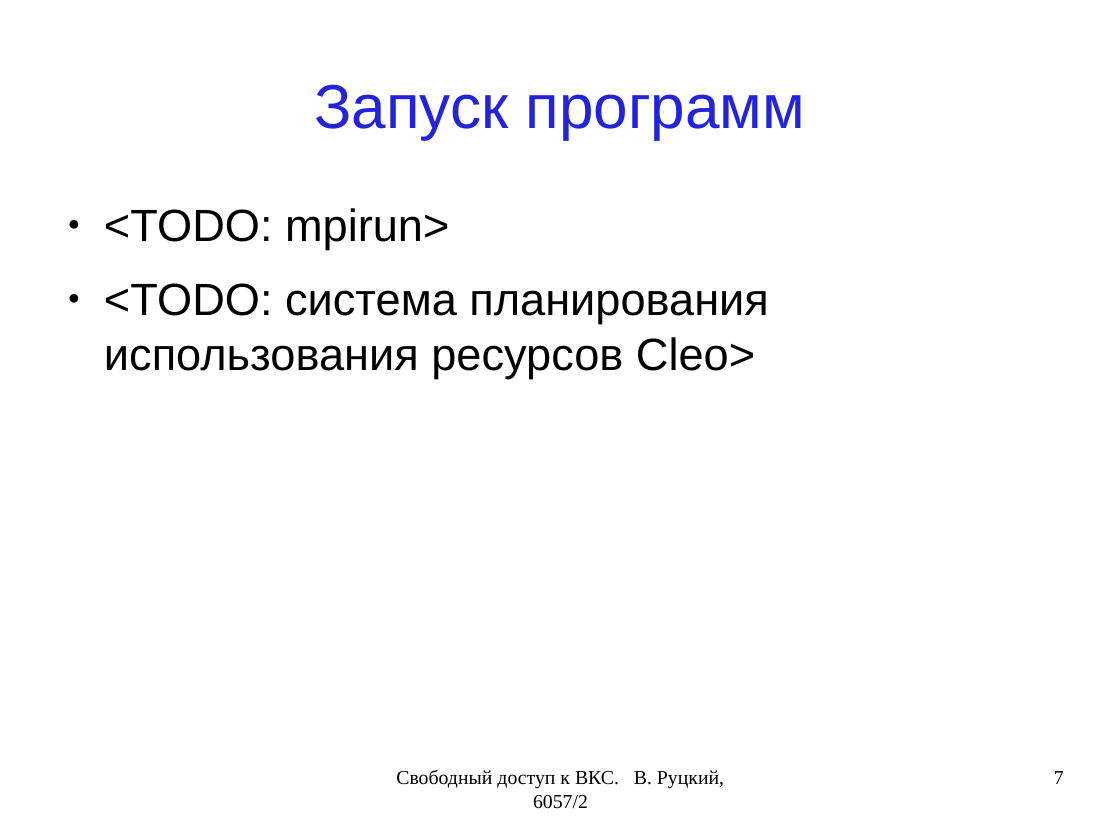
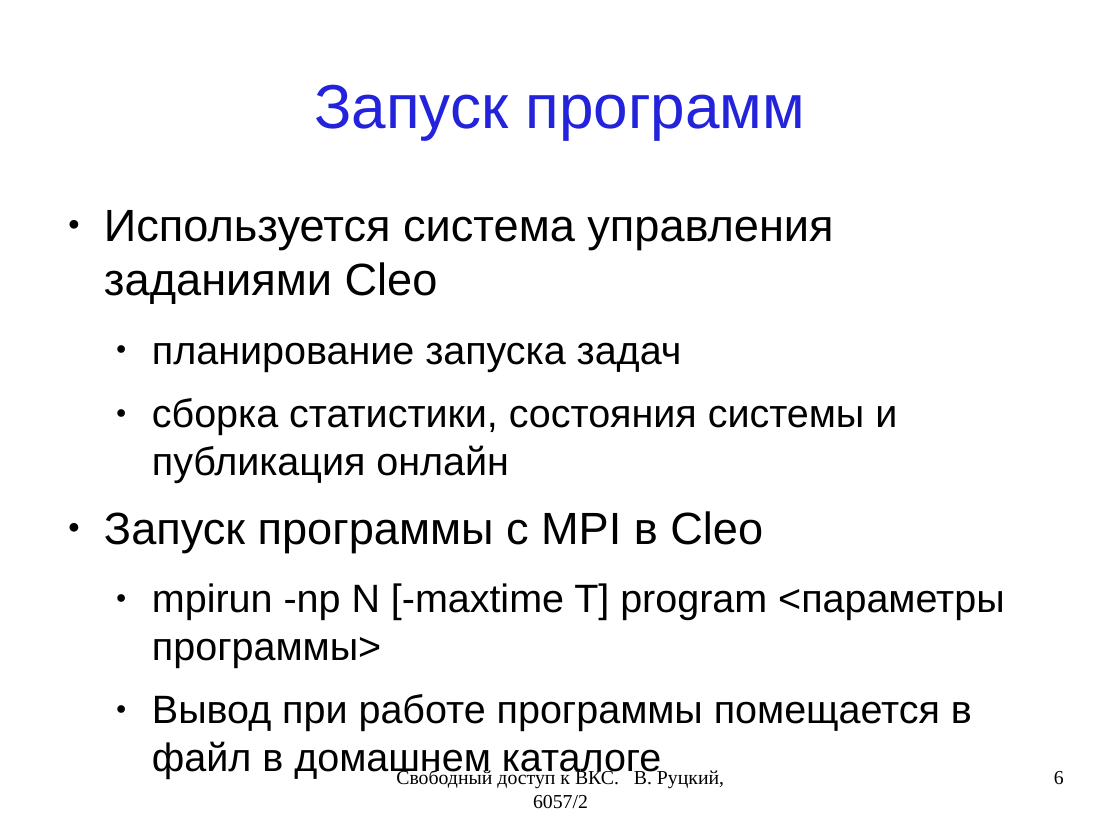
Before and after one commit to rutsky/semester11, a slide deck: slide 6 of ParallelProgramming/HowToUsePresentation/60572_Rutsky_HowToUse.odp (slide 7 before the commit). Drawn at 1120x840 pixels with LibreOffice and Linux fonts; fonts in the diff are those of the drawing. Boxes give left, top, right and bottom in pixels: in the first picture for what was removed or moved away, otherwise in the second. Text is boxed around its words. In the diff, an @@ line names an element or a change of style, - is before the commit and + after.

Commit message:
finish presentation on parallel programming

```diff
--- a/ParallelProgramming/HowToUsePresentation/60572_Rutsky_HowToUse.odp
+++ b/ParallelProgramming/HowToUsePresentation/60572_Rutsky_HowToUse.odp
@@ text at box(104, 210, 1004, 779): text changed; size 32 to 28 pt @@
-● <TODO: mpirun>
-● <TODO: система планирования использования ресурсов Cleo>
+● Используется система управления заданиями Cleo
+  ● планирование запуска задач
+  ● сборка статистики, состояния системы и публикация онлайн
+● Запуск программы с MPI в Cleo
+  ● mpirun -np N [-maxtime T] program <параметры программы>
+  ● Вывод при работе программы помещается в файл в домашнем каталоге
@@ page number at box(1054, 771, 1064, 785): text changed @@
-7
+6
```
Also in this commit, not shown: 4 other slides changed, 1 slide added, 1 slide removed, 3 other files.
